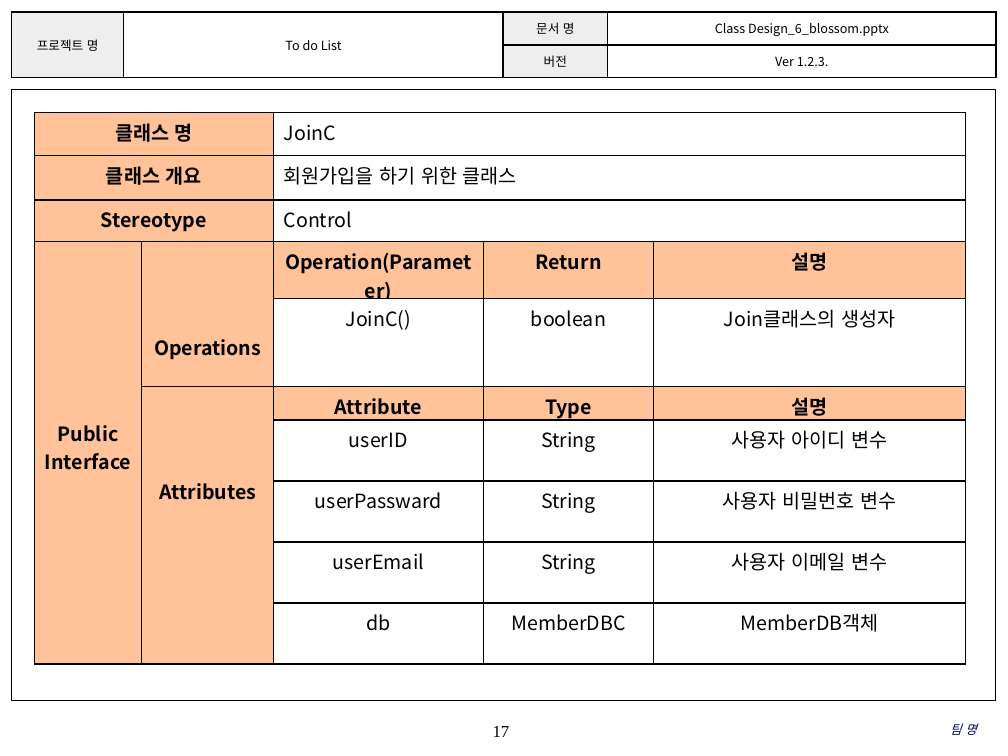
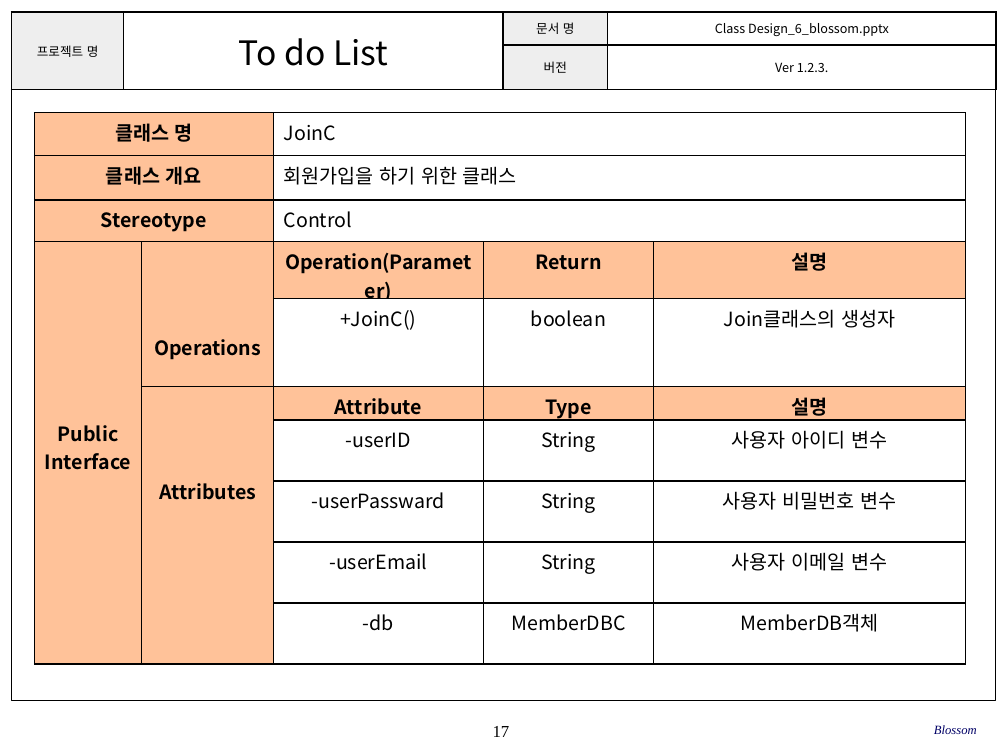
Before and after one commit to SE-admin/SE2017_6_blossom, a slide deck: slide 17 of doc/3_ 설계서/Class Design_6_blossom.pptx. Drawn at 1008x756 pixels with LibreOffice and Linux fonts; fonts in the diff are those of the drawing; background and template pictures are left out. Boxes give left, top, right and bottom in pixels: in the first picture for what was removed or moved away, otherwise in the second. Text is boxed around its words. In the diff, an @@ line names an element or a change of style, - is before the commit and + after.

```diff
--- a/doc/3_ 설계서/Class Design_6_blossom.pptx
+++ b/doc/3_ 설계서/Class Design_6_blossom.pptx
@@ table at (11,12,996,146) @@
@@ size 9 to 24 pt in "To do List" @@
@@ table at (34,113,966,642) @@
-row 5, column 3: JoinC()
+row 5, column 3: +JoinC()
-row 7, column 3: userID
+row 7, column 3: -userID
-row 8, column 3: userPassward
+row 8, column 3: -userPassward
-row 9, column 3: userEmail
+row 9, column 3: -userEmail
-row 10, column 3: db
+row 10, column 3: -db
@@ text at (934,725,977,734): text changed @@
-팀 명
+Blossom
```
Also in this commit, not shown: 23 other slides changed.
